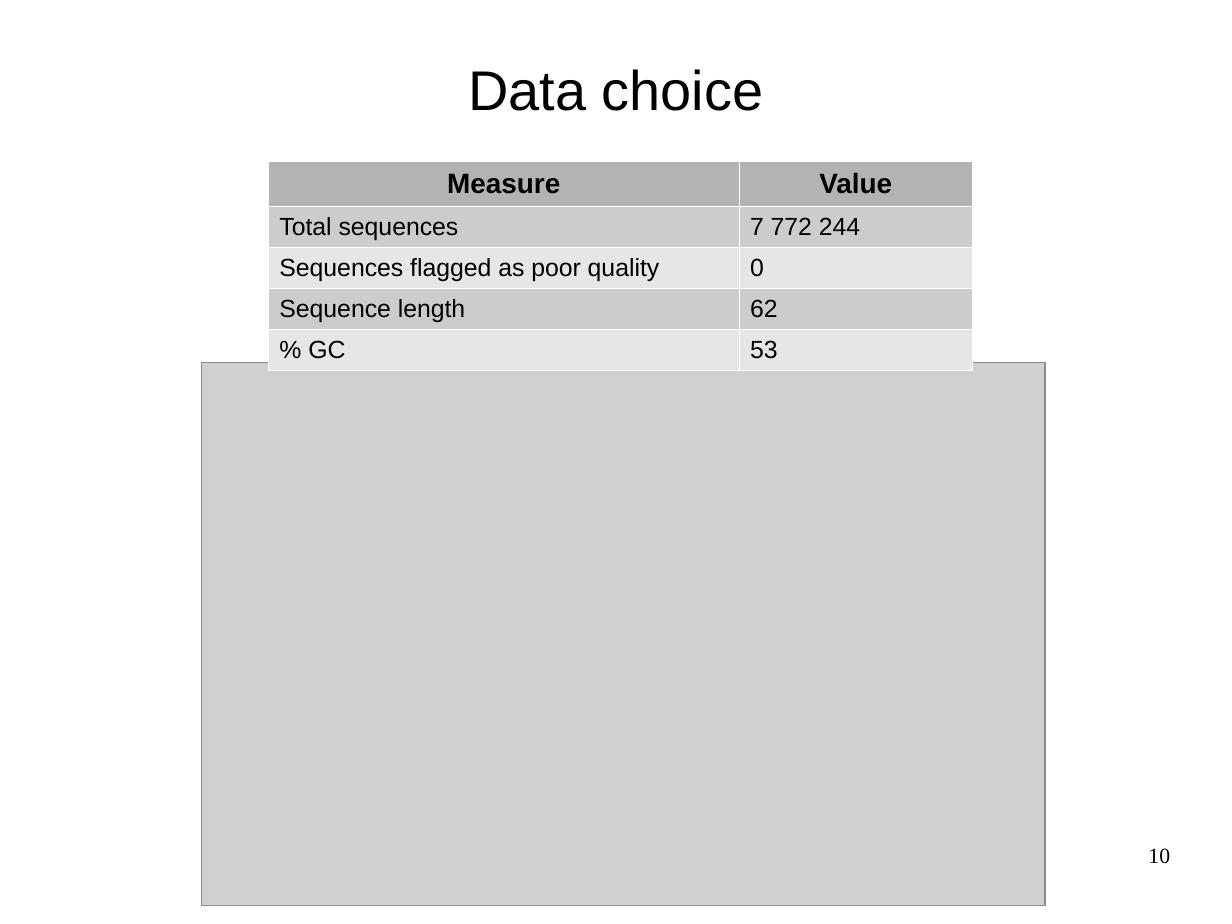
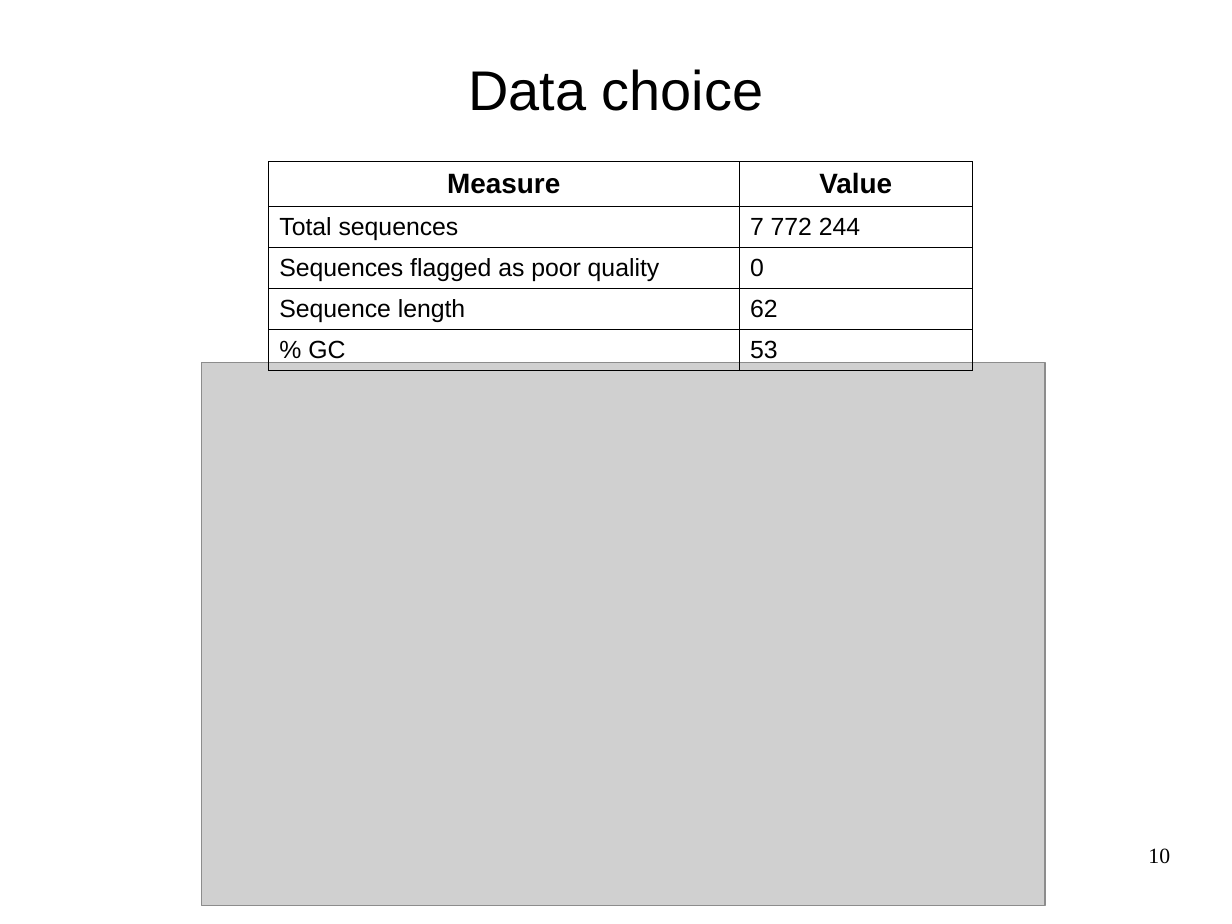
Before and after one commit to mesmeraf/stage_M2, a slide deck: slide 10 of presentation.odp. Drawn at 1232x924 pixels with LibreOffice and Linux fonts; fonts in the diff are those of the drawing; grey boxes stand for pictures; background and template pictures are left out. Boxes give left, top, right and bottom in pixels: in the first picture for what was removed or moved away, otherwise in the second. Text is boxed around its words. In the diff, an @@ line names an element or a change of style, - is before the commit and + after.

```diff
--- a/presentation.odp
+++ b/presentation.odp
@@ table at box(268, 161, 973, 368) @@
@@ fill #B3B3B3 to none in row 1 @@
@@ fill #CCCCCC to none in 4 cells @@
@@ fill #E6E6E6 to none in 4 cells @@
@@ borders changed @@
```
Also in this commit, not shown: 9 other slides changed, 8 slides added.
